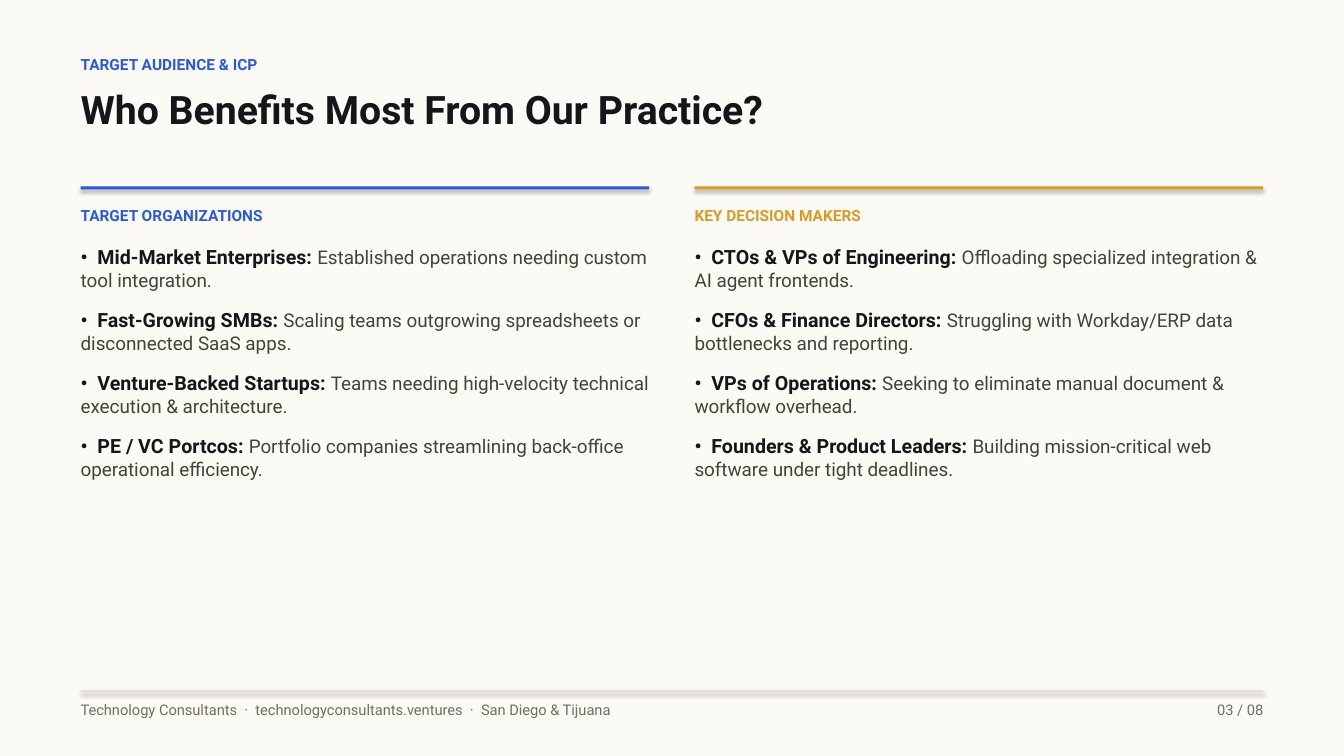
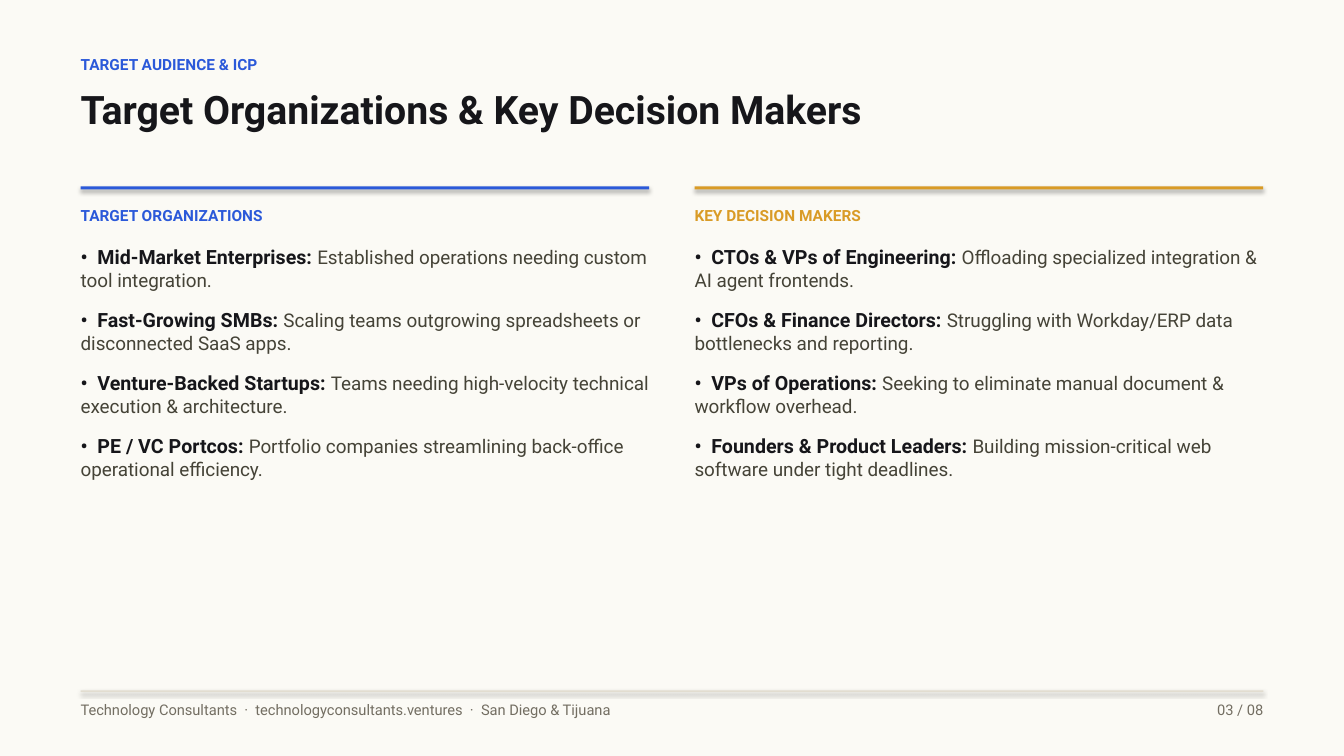
Before and after one commit to rguido198/TechnologyConsultantsVentures, a slide deck: slide 3 of Technology_Consultants_Who_to_Send_My_Way.pptx. Drawn at 1344x756 pixels with LibreOffice and Linux fonts; fonts in the diff are those of the drawing. Boxes give left, top, right and bottom in pixels: in the first picture for what was removed or moved away, otherwise in the second. Text is boxed around its words. In the diff, an @@ line names an element or a change of style, - is before the commit and + after.

```diff
--- a/Technology_Consultants_Who_to_Send_My_Way.pptx
+++ b/Technology_Consultants_Who_to_Send_My_Way.pptx
@@ text at bbox=[81, 94, 861, 133]: text changed @@
-Who Benefits Most From Our Practice?
+Target Organizations & Key Decision Makers
```
Also in this commit, not shown: 7 other slides changed, 1 other file.
